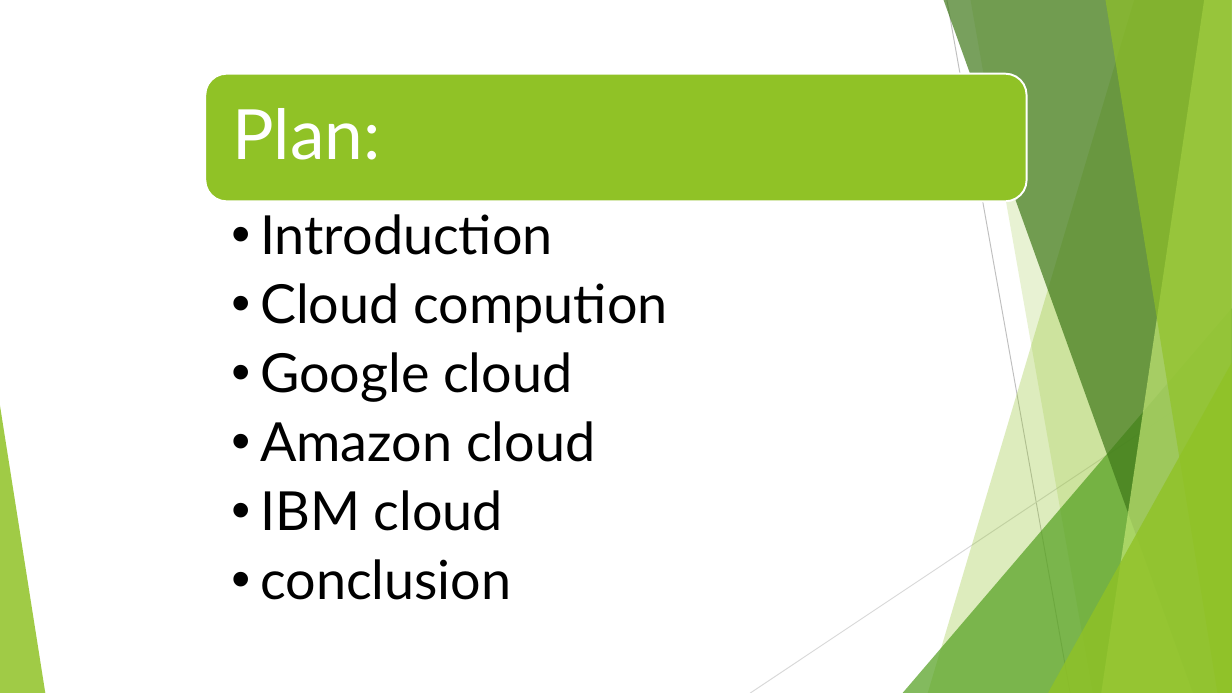
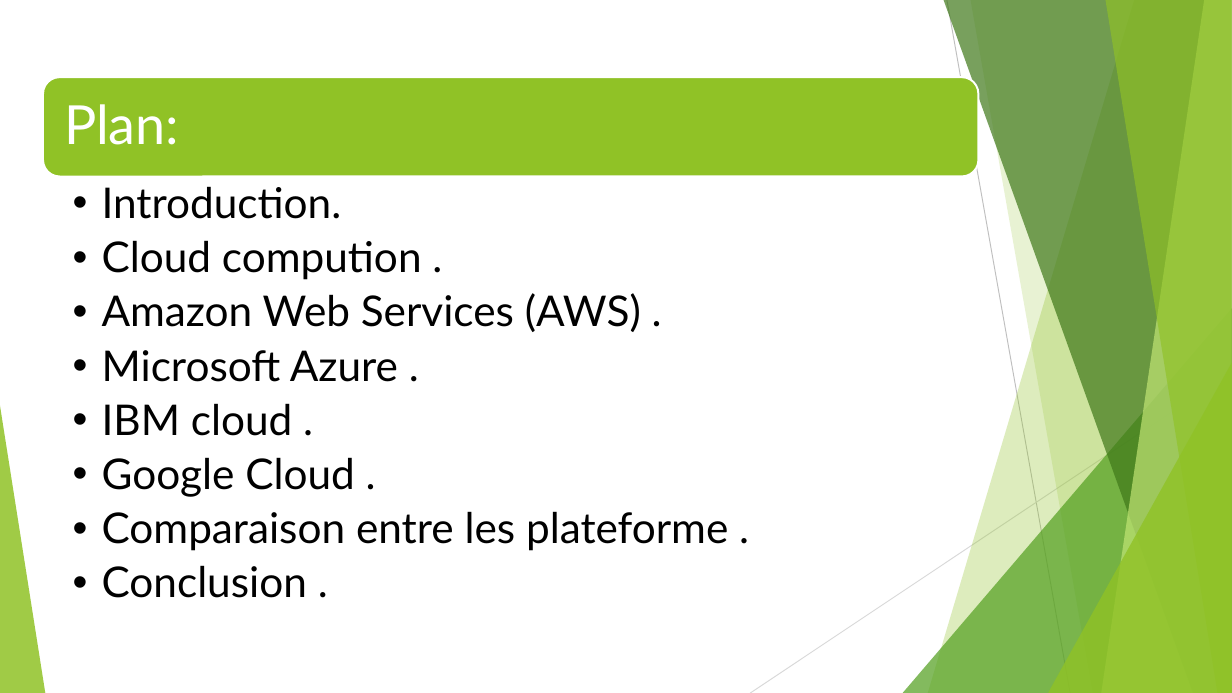
Before and after one commit to yagoubigithub/silde, a slide deck: slide 2 of différent plateformes de.pptx. Drawn at 1232x693 pixels with LibreOffice and Linux fonts; fonts in the diff are those of the drawing. Boxes give left, top, right and bottom in pixels: in the first picture for what was removed or moved away, otherwise in the second. Text is boxed around its words. In the diff, an @@ line names an element or a change of style, - is before the commit and + after.

```diff
--- a/différent plateformes de.pptx
+++ b/différent plateformes de.pptx
@@ rounded rectangle: place and size @@
-rounded rectangle at bbox=[205, 74, 1027, 201]
+rounded rectangle at bbox=[43, 78, 979, 177]
@@ text "Plan:": place and size @@
-text "Plan:" at bbox=[232, 108, 380, 160]
+text "Plan:" at bbox=[64, 104, 179, 145]
@@ text "Plan:" at bbox=[64, 104, 179, 145]: size 54 to 42 pt; less space between paragraphs @@
@@ text at bbox=[102, 186, 728, 598]: text changed; size 42 to 33 pt @@
-  •• Introduction
-  •• Cloud compution
-  •• Google cloud
-  •• Amazon cloud
-  •• IBM cloud
-  •• conclusion
+  •• Introduction.
+  •• Cloud compution .
+  •• Amazon Web Services (AWS) .
+  •• Microsoft Azure .
+  •• IBM cloud .
+  •• Google Cloud .
+  •• Comparaison entre les plateforme .
+  •• Conclusion .
```
Also in this commit, not shown: 8 slides added, 1 slide removed.
